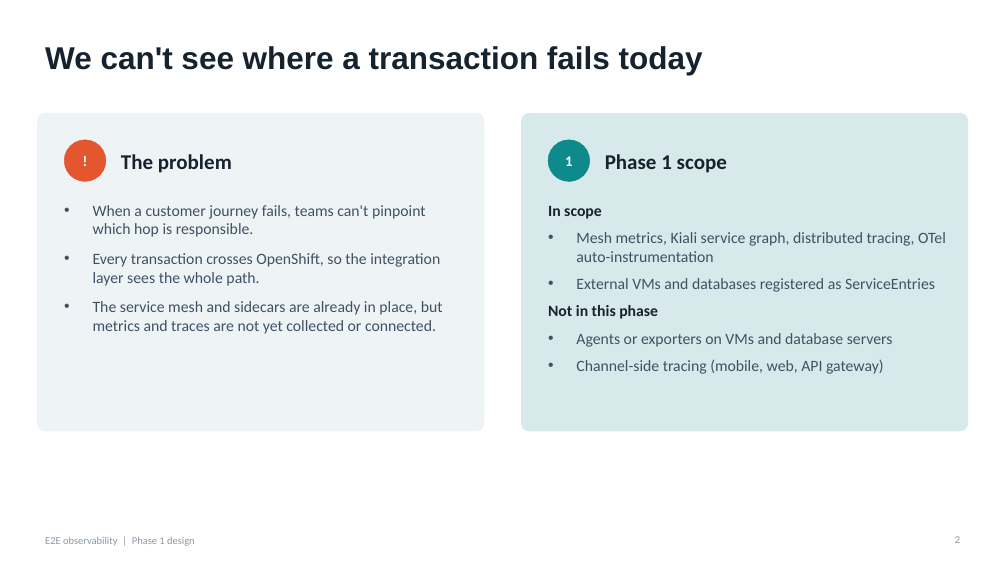
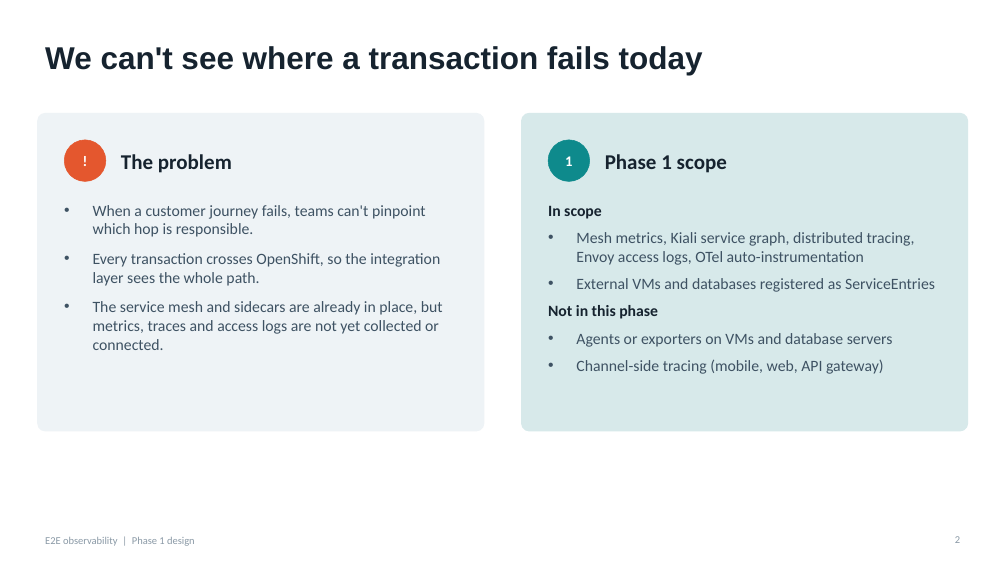
Before and after one commit to canpolatoral/monitoring-poc, a slide deck: slide 2 of docs/e2e_observability_design.pptx. Drawn at 1008x567 pixels with LibreOffice and Linux fonts; fonts in the diff are those of the drawing. Boxes give left, top, right and bottom in pixels: in the first picture for what was removed or moved away, otherwise in the second. Text is boxed around its words. In the diff, an @@ line names an element or a change of style, - is before the commit and + after.

```diff
--- a/docs/e2e_observability_design.pptx
+++ b/docs/e2e_observability_design.pptx
@@ text at box(576, 232, 915, 265): text changed @@
-• Mesh metrics, Kiali service graph, distributed tracing, OTel auto-instrumentation
+• Mesh metrics, Kiali service graph, distributed tracing, Envoy access logs, OTel auto-instrumentation
@@ text at box(93, 301, 443, 350): text changed @@
-• The service mesh and sidecars are already in place, but metrics and traces are not yet collected or connected.
+• The service mesh and sidecars are already in place, but metrics, traces and access logs are not yet collected or connected.
```
Also in this commit, not shown: 5 other slides changed.
